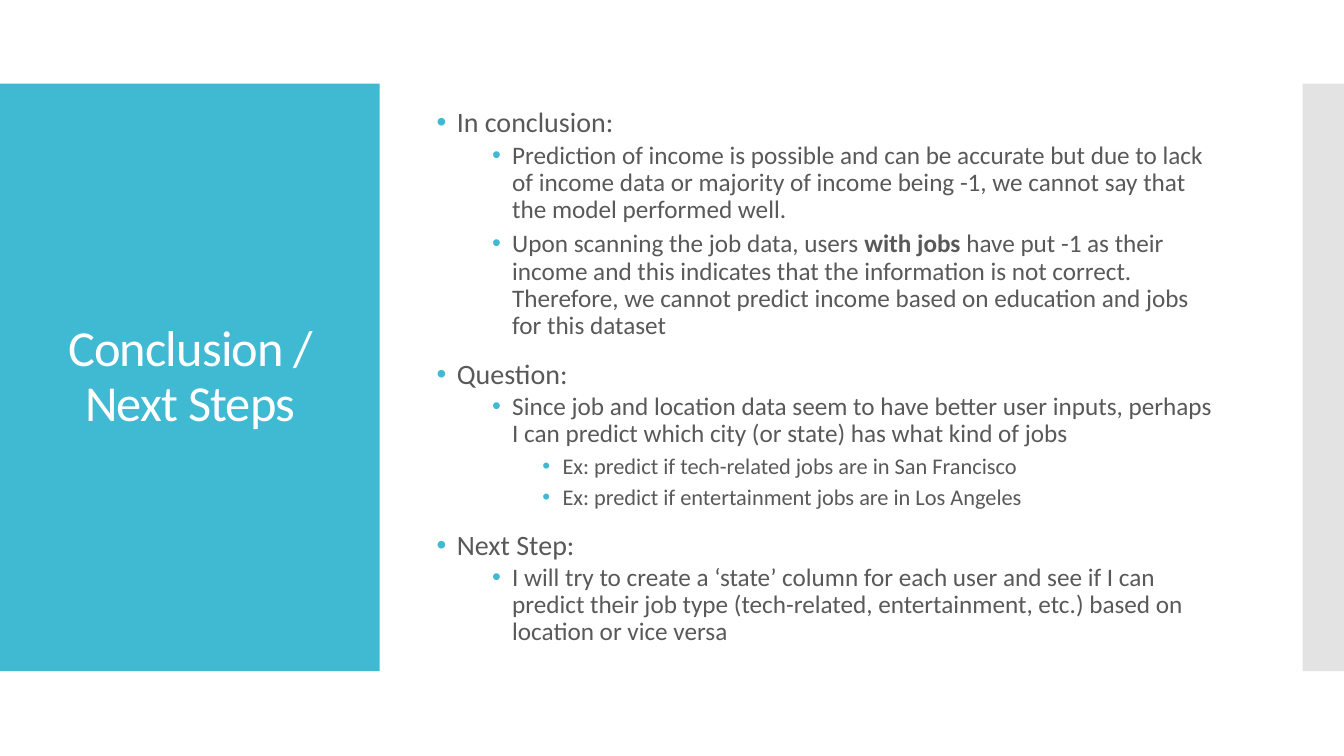
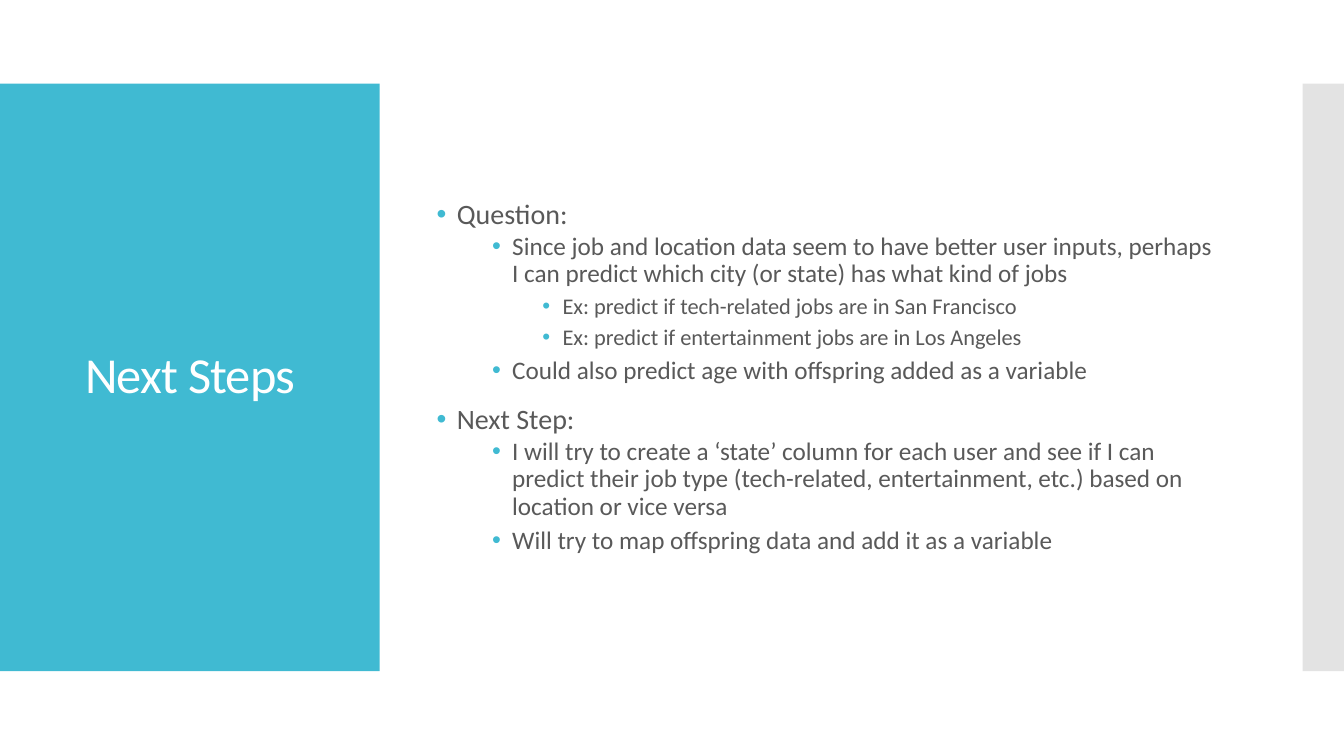
Before and after one commit to puneetsran/date-a-scientist, a slide deck: slide 25 of capstone_starter/date-a-scientist_PUNEET_SRAN.pptx (slide 22 before the commit). Drawn at 1344x756 pixels with LibreOffice and Linux fonts; fonts in the diff are those of the drawing. Boxes give left, top, right and bottom in pixels: in the first picture for what was removed or moved away, otherwise in the second. Text is boxed around its words. In the diff, an @@ line names an element or a change of style, - is before the commit and + after.

```diff
--- a/capstone_starter/date-a-scientist_PUNEET_SRAN.pptx
+++ b/capstone_starter/date-a-scientist_PUNEET_SRAN.pptx
@@ text at [457,112,1203,334]: paragraphs removed @@
-• In conclusion:
-  • Prediction of income is possible and can be accurate but due to lack of income data or majority of income being -1, we cannot say that the model performed well.
-  • Upon scanning the job data, users with jobs have put -1 as their income and this indicates that the information is not correct. Therefore, we cannot predict income based on education and jobs for this dataset
@@ title at [85,360,295,401]: text changed @@
-Conclusion / Next Steps
+Next Steps
@@ text at [512,361,1087,384]: paragraph added @@
+  • Could also predict age with offspring added as a variable
@@ text at [512,531,1052,554]: paragraph added @@
+  • Will try to map offspring data and add it as a variable
```
Also in this commit, not shown: 16 other slides changed, 3 slides added, 3 other files.
